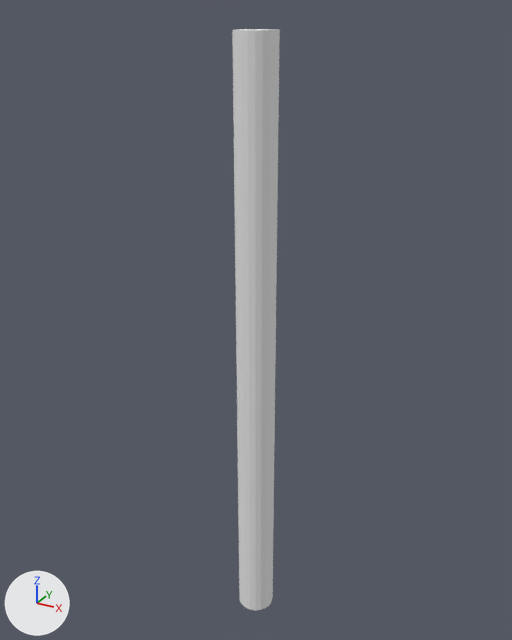
A saved change to the OBJ model src/main/resources/assets/eln/model/TelecomPole/TelComPole.obj.
Before and after are seen from a 50 mm lens placed at (2.97, -5.4, 5.66), pointed at (-0.08, 0.15, 2.88). The lights are fixed; the arrows at lower left show +X, +Y and +Z. The first picture is the older version. Where no turn or scale is listed for an object, it has been applied to the vertices.

The older version as bpy lines, for what is in view:
```python
mat_none = principled_material('None')
mat_none.base_color = (0.8, 0.8, 0.8)  # white #e7e7e7
mat_none.roughness = 1.0
me_telcompole_telcompole_001 = bpy.data.meshes.new('TelComPole_TelComPole.001')
me_telcompole_telcompole_001.from_pydata(...)  # 140 vertices, 276 faces; spans x -0.19..0.19, y -0.19..0.19, z -0.5..5.5
me_telcompole_telcompole_001.materials.append(mat_none)  # white #e7e7e7
ob_telcompole_telcompole_001 = bpy.data.objects.new('TelComPole_TelComPole.001', me_telcompole_telcompole_001)
ob_telcompole_telcompole_001.location = (0.0, 0.0, 0.0)
```
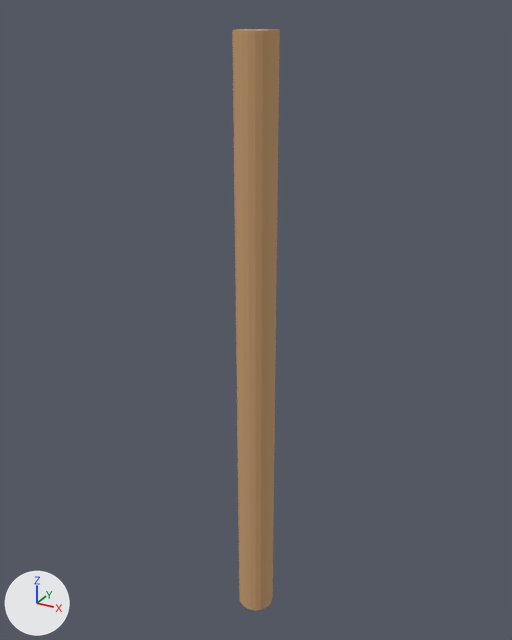
Location of each change, [x1, y1, x2, y2] in pixels of the pictures (512 x 640 px):
```json
{"object": "TelComPole_TelComPole.001", "change": "surface changed", "before": [232, 29, 280, 610], "after": [232, 29, 280, 610], "on screen": "white to brown"}
```

Edits to the scene script, one JSON object a line:
```json
{"op": "add", "block": "img_telecompoleuv_png", "code": ["img_telecompoleuv_png = load_image('TelecomPoleUV.png', 'TelecomPoleUV.png', 256, 256, 'sRGB')"]}
{"op": "remove", "block": "mat_none", "code": "mat_none.base_color = (0.8, 0.8, 0.8)  # white #e7e7e7"}
{"op": "add", "block": "mat_none", "code": "mat_none.texture = img_telecompoleuv_png"}
{"block": "me_telcompole_telcompole_001", "where": "me_telcompole_telcompole_001.from_pydata(...)  # 140 vertices, 276 faces; spans x -0.19..0.19, y -0.19..0.19, z -0.5..5.5"}
{"block": "me_telcompole_telcompole_001", "where": "# used by ob_telcompole_telcompole_001; location = (0.0, 0.0, 0.0)"}
{"block": "me_telcompole_telcompole_001", "change": "me_telcompole_telcompole_001 part 1: texture (UV) coordinates changed"}
```
